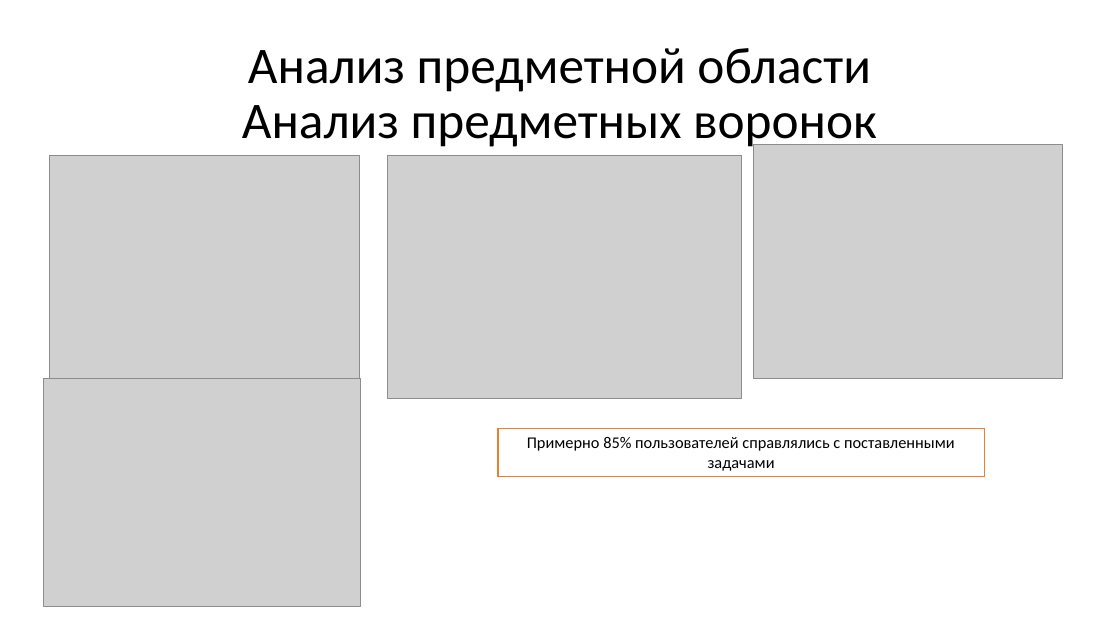
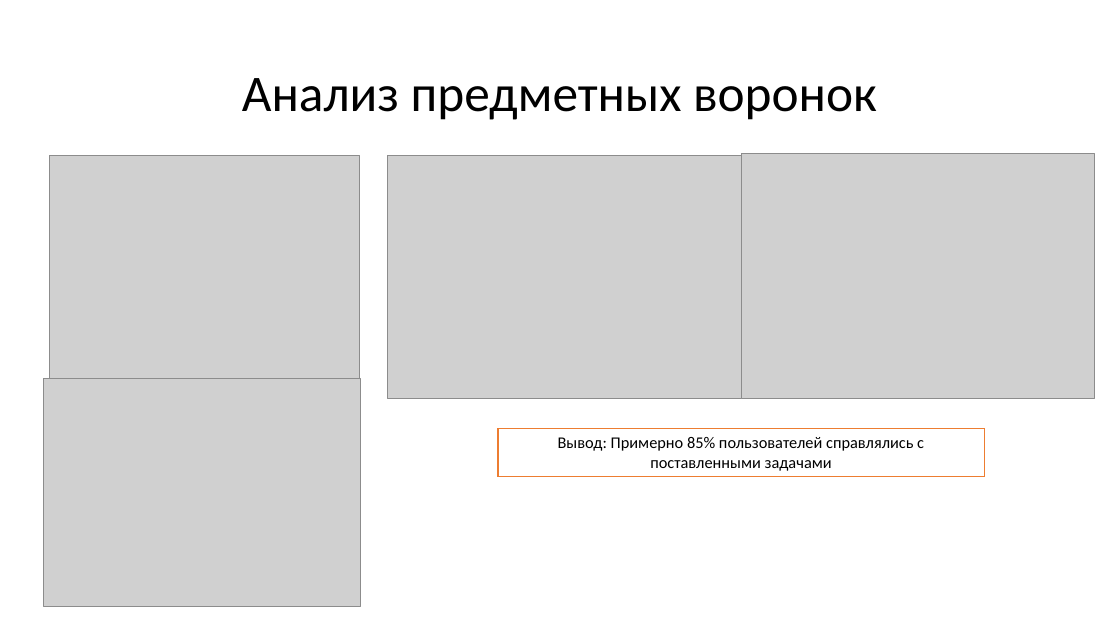
Before and after one commit to AurelVU/Conference-Site-VSU, a slide deck: slide 14 of Презентация.pptx (slide 7 before the commit). Drawn at 1120x630 pixels with LibreOffice and Linux fonts; fonts in the diff are those of the drawing; grey boxes stand for pictures. Boxes give left, top, right and bottom in pixels: in the first picture for what was removed or moved away, otherwise in the second. Text is boxed around its words. In the diff, an @@ line names an element or a change of style, - is before the commit and + after.

```diff
--- a/Презентация.pptx
+++ b/Презентация.pptx
@@ title at box(242, 78, 877, 120): text changed @@
-Анализ предметной области
-Анализ предметных воронок
+Анализ предметных воронок
@@ picture: place and size @@
-picture at box(754, 145, 1063, 379)
+picture at box(741, 154, 1095, 399)
@@ text in rectangle at box(558, 437, 924, 471): text changed @@
-Примерно 85% пользователей справлялись с поставленными задачами
+Вывод: Примерно 85% пользователей справлялись с поставленными задачами
```
Also in this commit, not shown: 4 other slides changed, 6 slides added, 2 slides removed, 1 other file.
